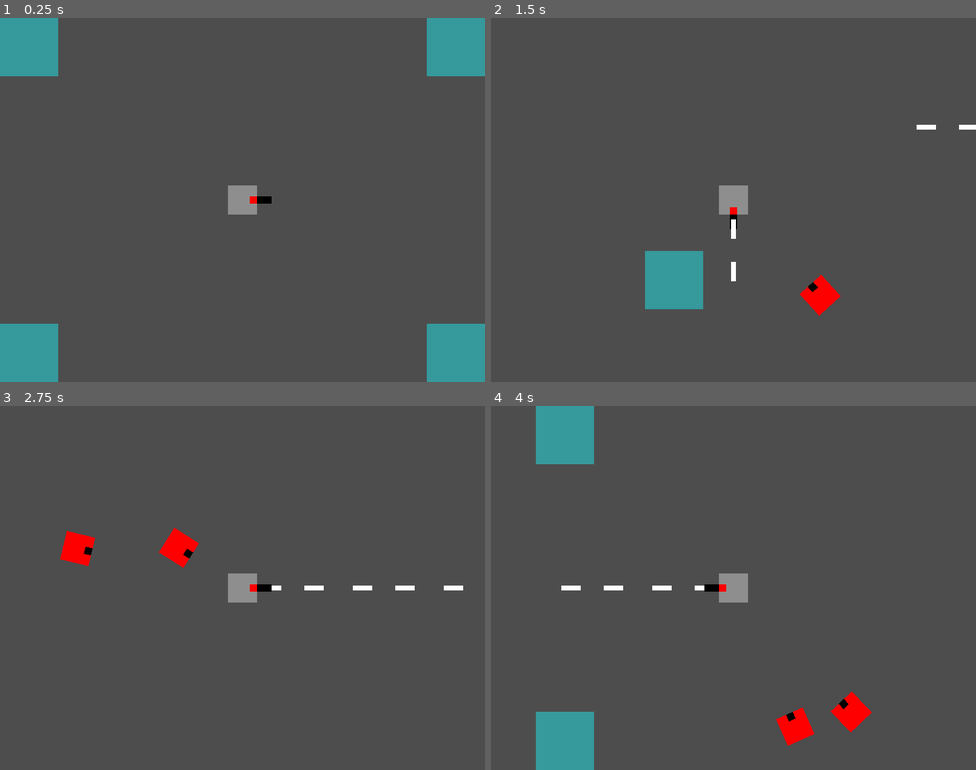
Above: before the commit, frames 1-4 (two rows, left to right).
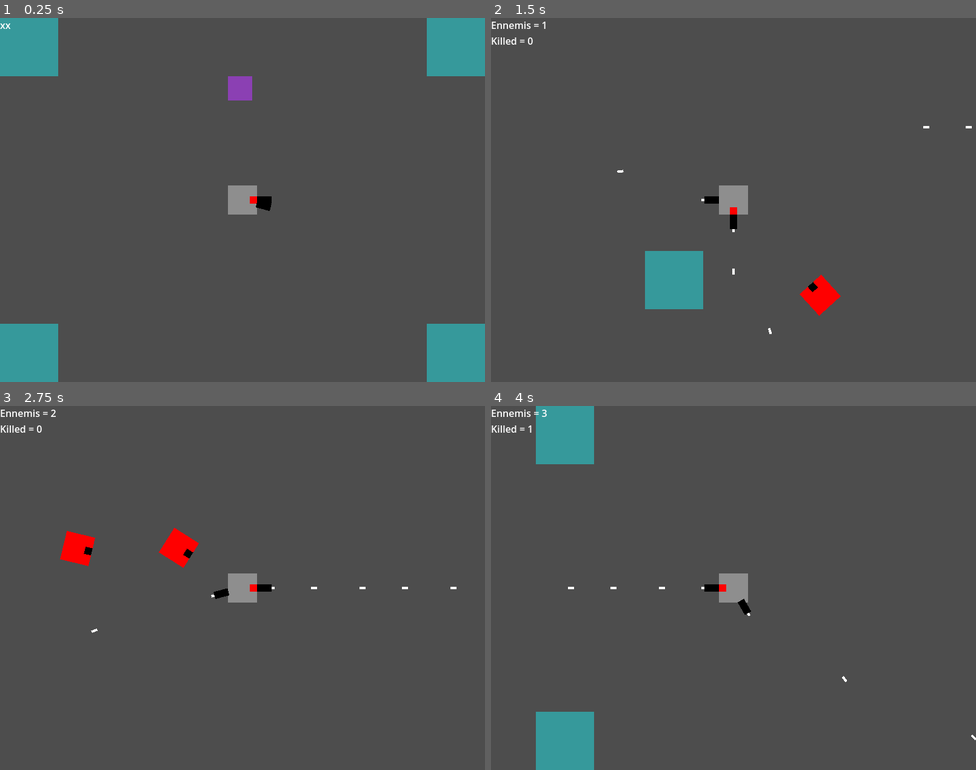
Above: after the commit, the same moments.

Repository: ToastedBrains/overloaded
Game: Godot game, scene res://src/main.tscn
The game is run twice, just before and just after one commit, with the same random seed, the same clock (stepped at 60 frames per second) and the same inputs.
Inputs (mouse positions are in pixels of both pictures, inside the frame that each line leads up to):
- Up to frame 1 (0.25 s): no input
- Up to frame 2 (1.5 s): move the mouse to (840, 181) at 0.52 s; hold Right (ui_right) 0.53-1.28 s; click (840, 181) at 0.67 s; move the mouse to (636, 218) at 1.27 s; hold Down (ui_down) from 1.28 s (still down); click (636, 218) at 1.42 s
- Up to frame 3 (2.75 s): move the mouse to (291, 507) at 2.02 s; release Down (ui_down) at 2.03 s; hold Right (ui_right) from 2.03 s (still down); click (291, 507) at 2.17 s
- Up to frame 4 (4 s): move the mouse to (709, 660) at 2.77 s; release Right (ui_right) at 2.78 s; hold Up (ui_up) 2.78-3.53 s; click (709, 660) at 2.92 s; move the mouse to (879, 642) at 3.52 s; hold Left (ui_left) from 3.53 s (still down); click (879, 642) at 3.67 s

The runs differ from the first frame. In frame 1, 0.4% of the frame differs, in the area x 0-56%, y 1-53%; in frame 2, 0.4%; in frame 3, 0.4%; in frame 4, 1.4%, in the area x 0-100%, y 1-94%.
Error in both runs: Invalid access to property or key 'source' on a base object of type 'Array'. (res://src/global/debug.gd:11)

Commit message:
Ennemis counts, new test gun.

Diff:
--- a/project.godot
+++ b/project.godot
@@ -18,8 +18,13 @@
 [autoload]
 
 Debug="*res://src/global/debug.gd"
+Vars="*res://src/global/vars.gd"
 
 [display]
 
 window/size/viewport_width=800
 window/size/viewport_height=600
+
+[physics]
+
+2d/default_gravity_vector=Vector2(0, 0)
--- a/src/ennemies/ennemy/ennemy.gd
+++ b/src/ennemies/ennemy/ennemy.gd
@@ -1,13 +1,20 @@
 extends CharacterBody2D
 
-var life = 3
+signal ennemy_down
+
+var life = 2
 var speed = 200.0
 var target : Node2D
-
+var is_pushed = 0
 
 func _process(delta):
 	var direction = global_position.direction_to(target.position)
-	velocity = direction * speed
+	if is_pushed > 1:
+		velocity =  direction * speed * (-is_pushed)
+		is_pushed /= 2
+	else:
+		velocity = direction * speed
+		is_pushed = 0
 	look_at(target.global_position)
 	move_and_slide()
 
@@ -16,3 +23,7 @@
 	life -= 1
 	if life <= 0:
 		queue_free()
+		emit_signal("ennemy_down")
+
+func get_pushed(direction: Vector2, force: float):
+	is_pushed = force
--- /dev/null
+++ b/src/global/vars.gd
@@ -0,0 +1,4 @@
+extends Node
+
+var zoom = 1.0
+var spawn_scale = Vector2.ZERO
--- a/src/levels/level_base/Camera2D.gd
+++ b/src/levels/level_base/Camera2D.gd
@@ -1,10 +1,22 @@
 extends Camera2D
+
 
 var zoom_min = Vector2(.2, .2)
 var zoom_max = Vector2(2, 2)
 var zoom_speed = Vector2(.05, .05)
 var zoom_target = zoom
 
+# ZOOM with mouse wheel is for debug purpose,
+# zoom will be handled for special moment
+
+func set_custom_zoom():
+	#zoom_target = Vars.zoom
+	Vars.zoom = zoom_target
+	Vars.spawn_scale = zoom_target
+	#Vars.spawn_scale.x = zoom_target
+	#Vars.spawn_scale.y = zoom_target
+	#Vars.spawn_scale.x = 2.0
+	#Vars.spawn_scale.y = 2.0
 
 func _process(delta):
 	zoom = lerp(zoom, zoom_target, .2)
@@ -18,3 +30,4 @@
 			elif event.button_index == MOUSE_BUTTON_WHEEL_UP:
 				if zoom_target < zoom_max:
 					zoom_target += zoom_speed
+			set_custom_zoom()
--- a/src/levels/level_base/level_base.gd
+++ b/src/levels/level_base/level_base.gd
@@ -1,15 +1,30 @@
 extends Node
 
+signal new_ennemi
+
 const ENNEMI = preload("res://src/ennemies/ennemy/ennemy.tscn")
-
+var ennemies = 0
+var ennemies_down = 0
 
 func spawn():
 	var new_ennemi = ENNEMI.instantiate()
 	new_ennemi.target = %Player
 	%PathFollow2D.progress_ratio = randf()
 	new_ennemi.global_position = %PathFollow2D.global_position
-	add_child(new_ennemi)
-
+	new_ennemi.ennemy_down.connect(self._on_ennemy_down)
+	call_deferred("add_child", new_ennemi)
+	emit_signal("new_ennemi")
 
 func _on_spawn_timer_timeout():
 	spawn()
+
+
+func _on_ennemy_down():
+	ennemies_down += 1
+	ennemies -= 1
+	%HUD.update_debug(ennemies, ennemies_down)
+
+
+func _on_new_ennemi():
+	ennemies += 1
+	%HUD.update_debug(ennemies, ennemies_down)
--- a/src/levels/level_base/level_base.tscn
+++ b/src/levels/level_base/level_base.tscn
@@ -1,10 +1,12 @@
-[gd_scene load_steps=7 format=3 uid="uid://blvmw1aet6bb6"]
+[gd_scene load_steps=10 format=3 uid="uid://blvmw1aet6bb6"]
 
 [ext_resource type="PackedScene" uid="uid://v8dorecia6mh" path="res://src/player/player.tscn" id="1_nja47"]
 [ext_resource type="Script" path="res://src/levels/level_base/level_base.gd" id="1_qig2g"]
+[ext_resource type="PackedScene" uid="uid://cqrv6ncxrirb1" path="res://src/ui/hud/hud.tscn" id="2_sf1qe"]
 [ext_resource type="Script" path="res://src/levels/level_base/Camera2D.gd" id="3_p3g0h"]
 [ext_resource type="PackedScene" uid="uid://b75yb01fpbood" path="res://src/levels/obstables/wall.tscn" id="3_u1j8h"]
 [ext_resource type="PackedScene" uid="uid://bdtmi60lcun7r" path="res://src/weapons/bullet/gun.tscn" id="3_vwajk"]
+[ext_resource type="PackedScene" uid="uid://cru12l3kx3auh" path="res://src/weapons/bullet/rot_gun.tscn" id="6_duryj"]
 
 [sub_resource type="Curve2D" id="Curve2D_s2wf1"]
 _data = {
@@ -12,8 +14,14 @@
 }
 point_count = 5
 
+[sub_resource type="RectangleShape2D" id="RectangleShape2D_k4vd6"]
+size = Vector2(40, 40)
+
 [node name="Level" type="Node"]
 script = ExtResource("1_qig2g")
+
+[node name="HUD" parent="." instance=ExtResource("2_sf1qe")]
+unique_name_in_owner = true
 
 [node name="Player" parent="." instance=ExtResource("1_nja47")]
 unique_name_in_owner = true
@@ -25,12 +33,15 @@
 [node name="Gun" parent="Player" instance=ExtResource("3_vwajk")]
 
 [node name="Path2D" type="Path2D" parent="Player"]
+unique_name_in_owner = true
 position = Vector2(-400, -300)
 curve = SubResource("Curve2D_s2wf1")
 
 [node name="PathFollow2D" type="PathFollow2D" parent="Player/Path2D"]
 unique_name_in_owner = true
 position = Vector2(-64, -64)
+
+[node name="RotGun" parent="Player" instance=ExtResource("6_duryj")]
 
 [node name="SpawnTimer" type="Timer" parent="."]
 autostart = true
@@ -47,4 +58,18 @@
 [node name="Wall4" parent="." instance=ExtResource("3_u1j8h")]
 position = Vector2(752, 552)
 
+[node name="RigidBody2D" type="RigidBody2D" parent="."]
+position = Vector2(376, 96)
+metadata/_edit_group_ = true
+
+[node name="ColorRect" type="ColorRect" parent="RigidBody2D"]
+offset_right = 40.0
+offset_bottom = 40.0
+color = Color(0.545098, 0.25098, 0.701961, 1)
+
+[node name="CollisionShape2D" type="CollisionShape2D" parent="RigidBody2D"]
+position = Vector2(20, 20)
+shape = SubResource("RectangleShape2D_k4vd6")
+
+[connection signal="new_ennemi" from="." to="." method="_on_new_ennemi"]
 [connection signal="timeout" from="SpawnTimer" to="." method="_on_spawn_timer_timeout"]
--- a/src/main.tscn
+++ b/src/main.tscn
@@ -12,3 +12,5 @@
 [node name="PauseMenu" parent="." instance=ExtResource("3_ko562")]
 unique_name_in_owner = true
 visible = false
+
+[connection signal="new_ennemi" from="Level" to="." method="_on_level_new_ennemi"]
--- a/src/player/player.gd
+++ b/src/player/player.gd
@@ -1,10 +1,32 @@
 extends CharacterBody2D
 
 const SPEED = 600
+#const ACCELERATION = 1000
+#const FRICTION = 600
+#const INERTIA = 300
+
+var input = Vector2.ZERO
+
+#func get_input_direction():
+	#input.x = int(Input.is_action_pressed("ui_left")) - int(Input.is_action_pressed("ui_right"))
+	#input.y = int(Input.is_action_pressed("ui_down")) - int(Input.is_action_pressed("ui_up"))
+
+
+func _process(_delta):
+	%Path2D.scale.x = 1 / Vars.spawn_scale.x
+	%Path2D.scale.y = 1 / Vars.spawn_scale.y
+	#%Path2D.set_scale(Vars.spawn_scale)
+	#%Path2D.set_scale(Vector2(2,2))
 
 func _physics_process(delta):
 	var direction = Input.get_vector("ui_left", "ui_right", "ui_up", "ui_down")
 	velocity = direction * SPEED
+	#velocity = direction * lerp(10, SPEED, .4)
 	#Debug.print(direction)
 	look_at(global_position + direction)
 	move_and_slide()
+	#if move_and_slide():
+		#for collisions in get_slide_collision_count():
+			#var collision = get_slide_collision(collisions)
+			#if collision.get_collider() is RigidBody2D:
+				#collision.get_collider().apply_force(collision.get_normal() * -1500)
--- /dev/null
+++ b/src/ui/hud/hud.gd
@@ -0,0 +1,7 @@
+extends CanvasLayer
+
+func update_debug(ennemis, killed):
+	%Debug.text = "Ennemis = {ennemis}\nKilled = {killed}\n".format({
+		"ennemis": ennemis,
+		"killed": killed,
+	})
--- /dev/null
+++ b/src/ui/hud/hud.tscn
@@ -0,0 +1,27 @@
+[gd_scene load_steps=2 format=3 uid="uid://cqrv6ncxrirb1"]
+
+[ext_resource type="Script" path="res://src/ui/hud/hud.gd" id="1_fj616"]
+
+[node name="HUD" type="CanvasLayer"]
+script = ExtResource("1_fj616")
+
+[node name="MarginContainer" type="MarginContainer" parent="."]
+anchors_preset = 10
+anchor_right = 1.0
+grow_horizontal = 2
+
+[node name="Label" type="Label" parent="MarginContainer"]
+visible = false
+layout_mode = 2
+text = "00"
+
+[node name="Label2" type="Label" parent="MarginContainer"]
+visible = false
+layout_mode = 2
+text = "00"
+horizontal_alignment = 2
+
+[node name="Debug" type="Label" parent="MarginContainer"]
+unique_name_in_owner = true
+layout_mode = 2
+text = "xx"
--- a/src/weapons/bullet/bullet.gd
+++ b/src/weapons/bullet/bullet.gd
@@ -1,18 +1,21 @@
 extends Area2D
 
 const SPEED = 1200.0
+const SCOPE = 3000
+const IMPACT = 20.0
 var distance = 0
 
 func _process(delta):
 	var direction = Vector2.from_angle(global_rotation)
 	position += direction * SPEED * delta
 	distance += SPEED * delta
-	if distance > 1000:
+	if distance > SCOPE:
 		queue_free()
-
 
 
 func _on_body_entered(body):
 	if body.has_method("take_damage"):
-		queue_free()
+		#queue_free()
 		body.take_damage()
+	if body.has_method("get_pushed"):
+		body.get_pushed(Vector2.from_angle(global_rotation), IMPACT)
--- a/src/weapons/bullet/bullet.tscn
+++ b/src/weapons/bullet/bullet.tscn
@@ -3,21 +3,20 @@
 [ext_resource type="Script" path="res://src/weapons/bullet/bullet.gd" id="1_cppfj"]
 
 [sub_resource type="RectangleShape2D" id="RectangleShape2D_3majc"]
-size = Vector2(40, 16)
+size = Vector2(12, 6)
 
 [node name="Bullet" type="Area2D"]
 top_level = true
 script = ExtResource("1_cppfj")
 
 [node name="ColorRect" type="ColorRect" parent="."]
-offset_left = -16.0
-offset_top = -4.0
-offset_right = 16.0
-offset_bottom = 4.0
+offset_left = -5.0
+offset_top = -2.0
+offset_right = 5.0
+offset_bottom = 2.0
 rotation = -0.000196792
 
 [node name="CollisionShape2D" type="CollisionShape2D" parent="."]
-position = Vector2(4, 0)
 shape = SubResource("RectangleShape2D_3majc")
 
 [connection signal="body_entered" from="." to="." method="_on_body_entered"]
--- a/src/weapons/bullet/gun.gd
+++ b/src/weapons/bullet/gun.gd
@@ -2,6 +2,7 @@
 
 var ROF = 8.0 # bullets / second
 const BULLET = preload("res://src/weapons/bullet/bullet.tscn")
+
 
 
 func _ready():
@@ -10,6 +11,8 @@
 	Debug.print(%ShootTimer.wait_time)
 
 func _physics_process(delta):
+	#rotation *= 1.1
+
 	var ennemis_in_range : Array[Node2D] = get_overlapping_bodies()
 	if ennemis_in_range.size() > 0:
 		#Debug.print("Ennemy!")
--- /dev/null
+++ b/src/weapons/bullet/rot_gun.gd
@@ -0,0 +1,29 @@
+extends Area2D
+
+var ROF = 8.0 # bullets / second
+const BULLET = preload("res://src/weapons/bullet/bullet.tscn")
+
+
+func _ready():
+	Debug.print(%ShootTimer.wait_time)
+	%ShootTimer.wait_time = 1 / ROF
+	Debug.print(%ShootTimer.wait_time)
+
+func _physics_process(delta):
+	global_rotation_degrees += 1
+	var ennemis_in_range : Array[Node2D] = get_overlapping_bodies()
+	if ennemis_in_range.size() > 0:
+		#Debug.print("Ennemy!")
+		var target = ennemis_in_range.front()
+		#look_at(target.global_position)
+
+
+func shoot():
+	var new_bullet = BULLET.instantiate()
+	new_bullet.global_position = %Cannon.global_position
+	new_bullet.global_rotation = %Cannon.global_rotation
+	%Cannon.add_child(new_bullet)
+
+
+func _on_shoot_timer_timeout():
+	shoot()
--- /dev/null
+++ b/src/weapons/bullet/rot_gun.tscn
@@ -0,0 +1,37 @@
+[gd_scene load_steps=3 format=3 uid="uid://cru12l3kx3auh"]
+
+[ext_resource type="Script" path="res://src/weapons/bullet/rot_gun.gd" id="1_5oqbr"]
+
+[sub_resource type="RectangleShape2D" id="RectangleShape2D_muyqo"]
+size = Vector2(816, 128)
+
+[node name="RotGun" type="Area2D"]
+script = ExtResource("1_5oqbr")
+
+[node name="ColorRect" type="ColorRect" parent="."]
+anchors_preset = 8
+anchor_left = 0.5
+anchor_top = 0.5
+anchor_right = 0.5
+anchor_bottom = 0.5
+offset_left = 24.0
+offset_top = -6.0
+offset_right = 48.0
+offset_bottom = 6.0
+grow_horizontal = 2
+grow_vertical = 2
+color = Color(0, 0, 0, 1)
+
+[node name="CollisionShape2D" type="CollisionShape2D" parent="."]
+position = Vector2(456, 0)
+shape = SubResource("RectangleShape2D_muyqo")
+
+[node name="ShootTimer" type="Timer" parent="."]
+unique_name_in_owner = true
+autostart = true
+
+[node name="Cannon" type="Marker2D" parent="."]
+unique_name_in_owner = true
+position = Vector2(48, 0)
+
+[connection signal="timeout" from="ShootTimer" to="." method="_on_shoot_timer_timeout"]
Not shown, added: export_presets.cfg
Not shown, added: Overloaded.pck
Not shown, added: Overloaded.x86_64
